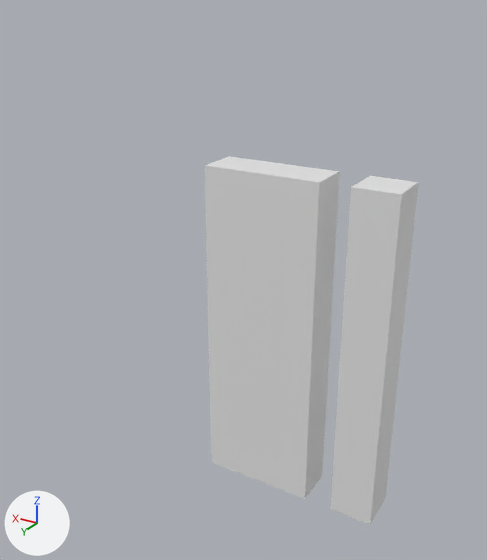
A saved change to the FBX model Bar Bar/Assets/Assets/Walls.fbx.
Rendered twice from a 50 mm lens placed at (-4.92, 9.18, 7.93), pointed at (0.71, -0.21, 3.23). The lights are fixed; the arrows at lower left show +X, +Y and +Z.
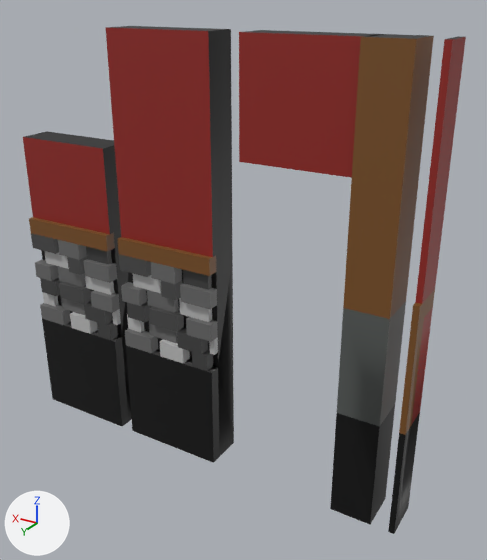
Pixel boxes (x1, y1, x2, y2) of what changed, in the pictures (487 x 560 px):
'Cube', reshaped, moved (27% taller): before (205, 156, 340, 499); after (106, 26, 234, 463)
'Cube.001', reshaped (18% wider, 41% taller): before (330, 176, 418, 524); after (330, 34, 434, 524)
'Cube.004', added: after (23, 131, 131, 426)
    faces in mat_below_ground_002 (black #000000): (24, 131, 131, 426)
    faces in mat_wallcolour_003 (red #93251f): (23, 137, 110, 234)
    faces in mat_stone2_002 (dark grey #6a6a6a): (35, 240, 120, 325)
    faces in mat_bar_002 (brown #7b5023): (29, 217, 115, 251)
    faces in mat_stone1_002 (black #414141): (40, 246, 122, 342)
'Cube.002', added (red): after (239, 30, 385, 178)
    faces in mat_wallcolour_001 (red #93251f): (239, 32, 363, 178)
    faces in mat_below_ground_001 (black #000000): (246, 30, 385, 37)
'Cube.003', added (red): after (388, 36, 466, 534)
    faces in mat_wallcolour_002 (red #93251f): (411, 37, 466, 425)
    faces in mat_bottom_001 (black #000000): (388, 36, 462, 534)
    faces in mat_wood_001 (brown #7b5023): (399, 289, 435, 435)

What changed in the scene script:
```text
Change me_cube_002:
    remove me_cube_002.from_pydata(...)  # 8 vertices, 6 faces; spans x -0.74..0.0, y -0.74..0.0, z 0.0..5.79
    add me_cube_002.from_pydata(...)  # 24 vertices, 23 faces; spans x -0.74..0.0, y -0.74..0.0, z 0.0..7.79
    me_cube_002 part 2
    4 vertices are removed from x -0.74..0.0, y -0.74..0.0, z 5.79
    5 faces are deleted
    20 vertices are added at x -0.74..0.0, y -0.74..0.0, z 2.0..7.79
    12 new faces join them, mat_wood (brown #7b5023)
    6 new faces join them, mat_bottom (black #000000)
    4 new faces join them, mat_stone (dark grey #575b59)
    add me_cube_002.materials.append(mat_bottom)  # black #000000
    add me_cube_002.materials.append(mat_stone)  # dark grey #575b59
    add me_cube_002.materials.append(mat_wood)  # brown #7b5023
Change me_cube_001:
    remove me_cube_001.from_pydata(...)  # 8 vertices, 6 faces; spans x -2.0..0.0, y -0.74..0.0, z 0.0..5.79
    add me_cube_001.from_pydata(...)  # 1564 vertices, 1495 faces; spans x -2.0..0.0, y -0.74..0.0, z 0.0..7.79
    me_cube_001 part 1: 4 vertices removed from x -2.0..0.0, y -0.74..0.0, z 5.79; 1560 vertices added at x -2.0..0.0, y -0.74..0.0, z 0.0..7.79
    add me_cube_001.materials.append(mat_below_ground)  # black #000000
    add me_cube_001.materials.append(mat_bar)  # brown #7b5023
    add me_cube_001.materials.append(mat_stone1)  # black #414141
    add me_cube_001.materials.append(mat_stone2)  # dark grey #6a6a6a
    add me_cube_001.materials.append(mat_stone3)  # dark grey #4a4a4a
    add me_cube_001.materials.append(mat_stone4)  # grey #bebebe
    add me_cube_001.materials.append(mat_wallcolour)  # red #93251f
Change ob_cube:
    ob_cube.location: (1.05, 0.42, -0.42) -> (3.0, 0.42, -0.42)
Add ob_cube_003:
    ob_cube_003 = bpy.data.objects.new('Cube.003', me_cube_004)  # 36 vertices, 34 faces; spans x -0.1..0.0, y -0.74..0.0, z 0.0..7.79; in mat_bottom_001 (black #000000), mat_wood_001 (brown #7b5023), mat_wallcolour_002 (red #93251f)
    ob_cube_003.location = (-2.5, 0.42, -0.42)
Add ob_cube_002:
    ob_cube_002 = bpy.data.objects.new('Cube.002', me_cube_003)  # 404 vertices, 366 faces; spans x -2.0..0.0, y -0.74..-0.11, z 5.89..7.79; in mat_below_ground_001 (black #000000), mat_wallcolour_001 (red #93251f)
    ob_cube_002.location = (0.47, 0.42, -0.42)
Add ob_cube_004:
    ob_cube_004 = bpy.data.objects.new('Cube.004', me_cube_005)  # 1182 vertices, 1131 faces; spans x -2.0..0.0, y -0.74..0.0, z 0.0..5.79; in mat_below_ground_002 (black #000000), mat_bar_002 (brown #7b5023), mat_stone1_002 (black #414141), mat_stone2_002 (dark grey #6a6a6a), mat_stone3_002 (dark grey #4a4a4a), mat_stone4_002 (grey #bebebe), mat_wallcolour_003 (red #93251f)
    ob_cube_004.location = (5.28, 0.42, -0.42)
```
